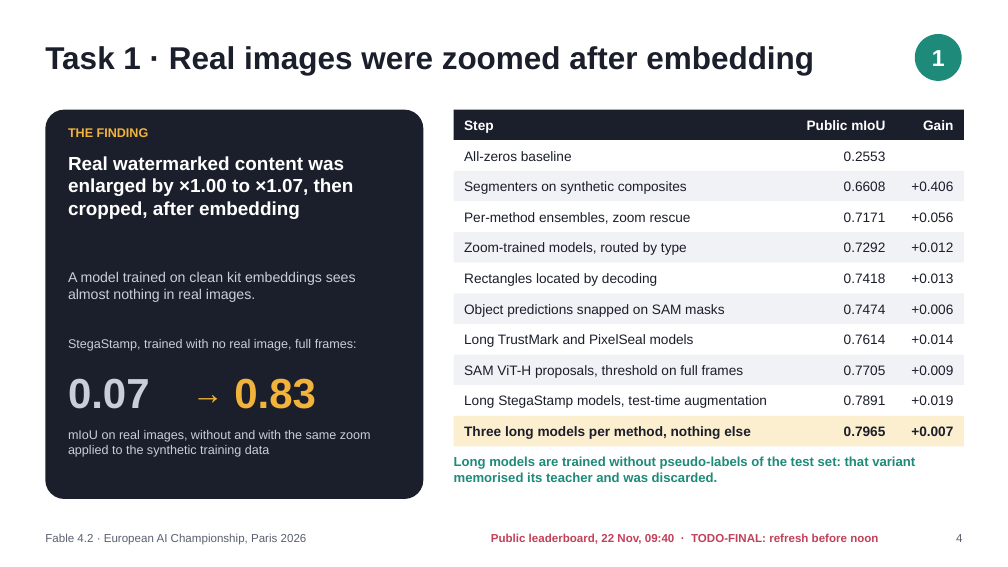
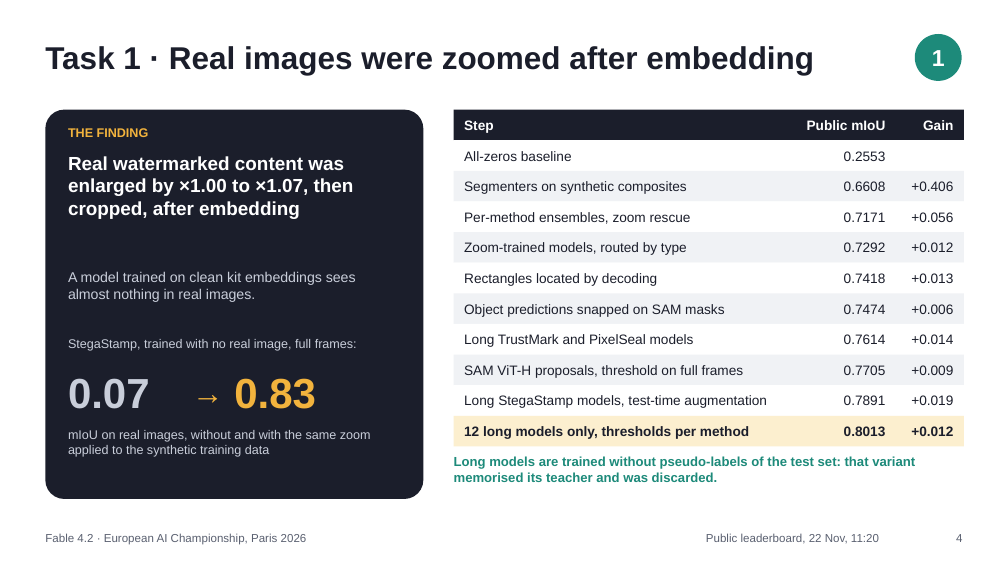
Before and after one commit to AnMaLeNo/Fable-4.2, a slide deck: slide 4 of slides/Fable4.2_slides.pptx. Drawn at 1008x567 pixels with LibreOffice and Linux fonts; fonts in the diff are those of the drawing. Boxes give left, top, right and bottom in pixels: in the first picture for what was removed or moved away, otherwise in the second. Text is boxed around its words. In the diff, an @@ line names an element or a change of style, - is before the commit and + after.

```diff
--- a/slides/Fable4.2_slides.pptx
+++ b/slides/Fable4.2_slides.pptx
@@ text at [464,426,749,439]: text changed @@
-Three long models per method, nothing else
+12 long models only, thresholds per method
@@ text at [844,426,886,436]: text changed @@
-0.7965
+0.8013
@@ text at [911,426,953,436]: text changed @@
-+0.007
++0.012
@@ text at [706,533,879,544]: text changed; text colour #C2415A to #5A6070; bold off @@
-Public leaderboard, 22 Nov, 09:40 · TODO-FINAL: refresh before noon
+Public leaderboard, 22 Nov, 11:20
```
Also in this commit, not shown: 6 other slides changed, 13 other files.
